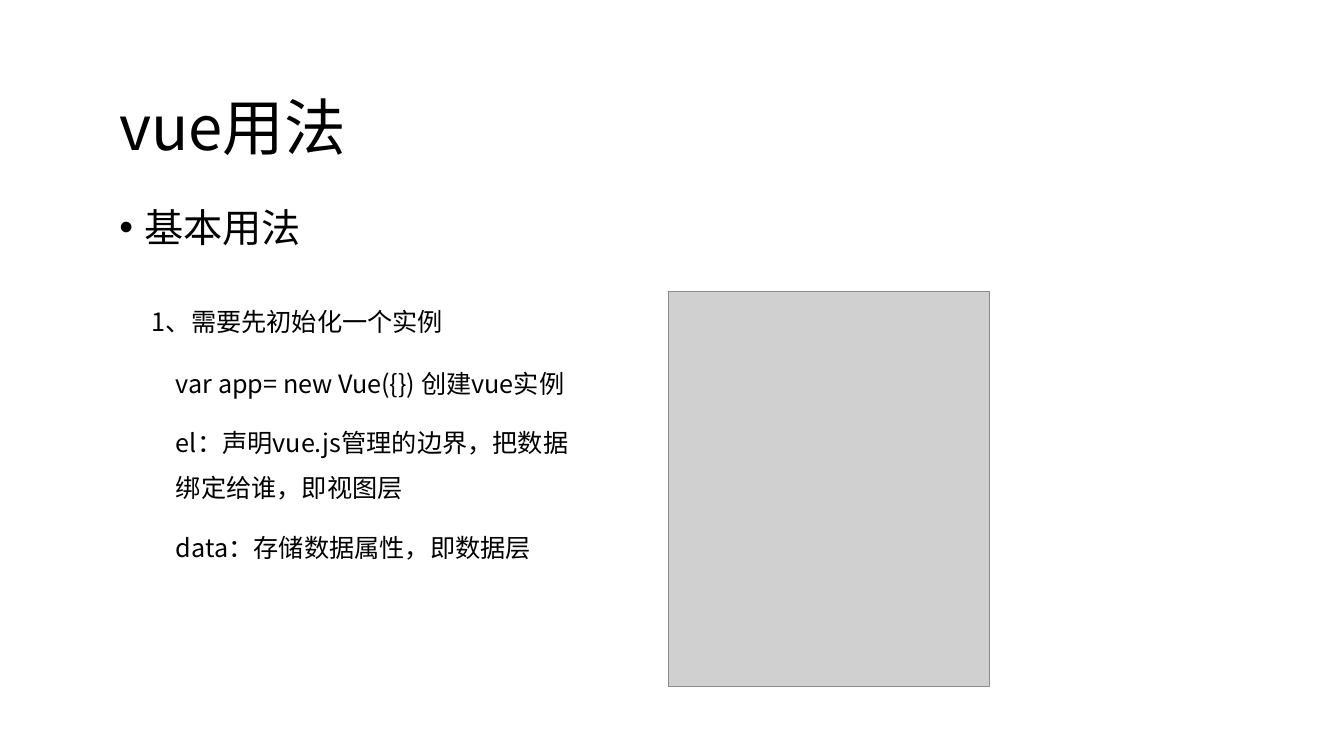
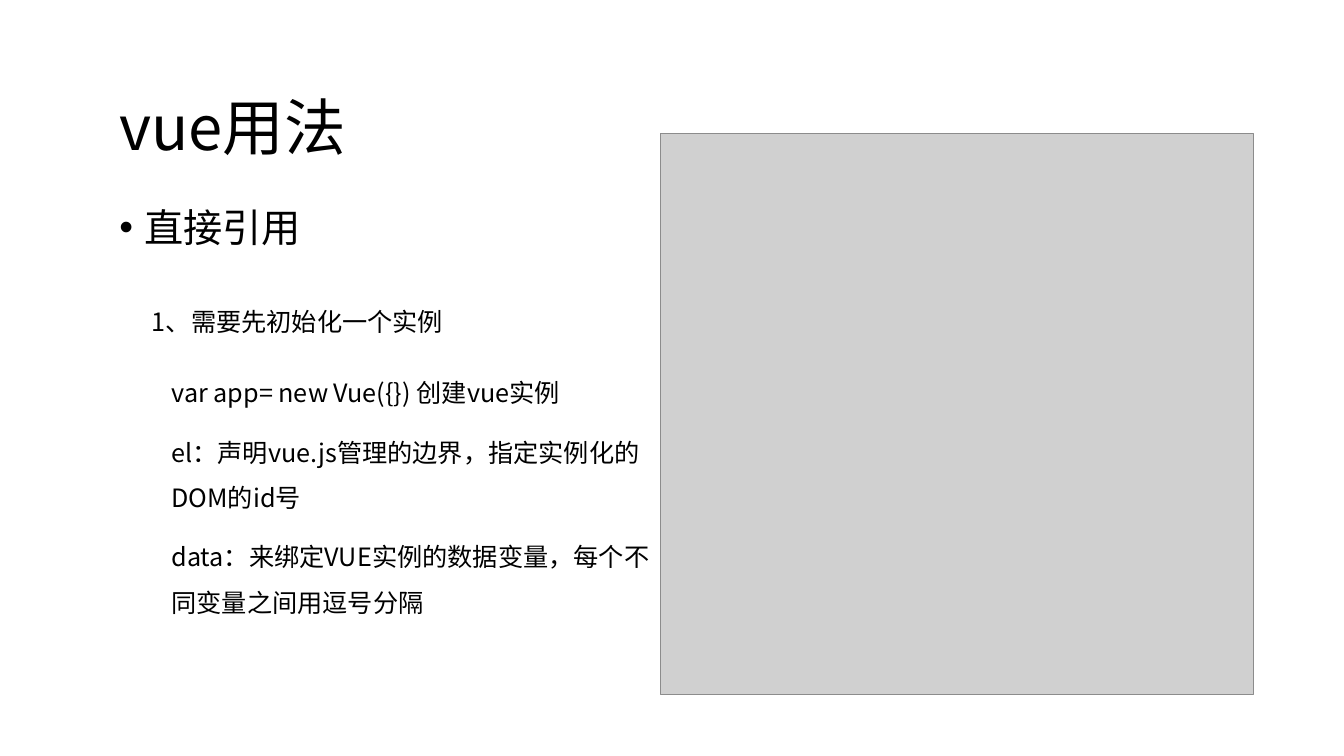
Before and after one commit to candisecandise/gitpractice, a slide deck: slide 24 of 前后端分离初探.pptx (slide 22 before the commit). Drawn at 1344x756 pixels with LibreOffice and Linux fonts; fonts in the diff are those of the drawing; grey boxes stand for pictures. Boxes give left, top, right and bottom in pixels: in the first picture for what was removed or moved away, otherwise in the second. Text is boxed around its words. In the diff, an @@ line names an element or a change of style, - is before the commit and + after.

Commit message:
monitor vue-data 修改文件名

```diff
--- a/前后端分离初探.pptx
+++ b/前后端分离初探.pptx
@@ picture added at [660, 133, 1253, 695] @@
@@ text at [144, 209, 301, 245]: text changed @@
-• 基本用法
+• 直接引用
@@ picture removed at [668, 291, 990, 687] @@
@@ text at [171, 440, 649, 614]: text changed @@
-el：声明vue.js管理的边界，把数据绑定给谁，即视图层
-data：存储数据属性，即数据层
+el：声明vue.js管理的边界，指定实例化的DOM的id号
+data：来绑定VUE实例的数据变量，每个不同变量之间用逗号分隔
```
Also in this commit, not shown: 15 other slides changed, 7 slides added, 3 slides removed, 22 other files.
